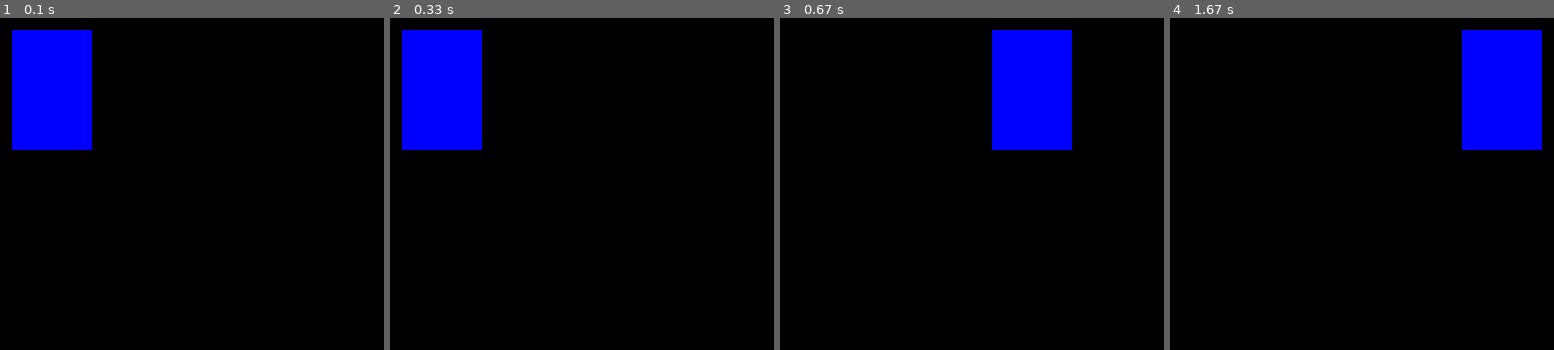
Above: before the commit, frames 1-4 (left to right).
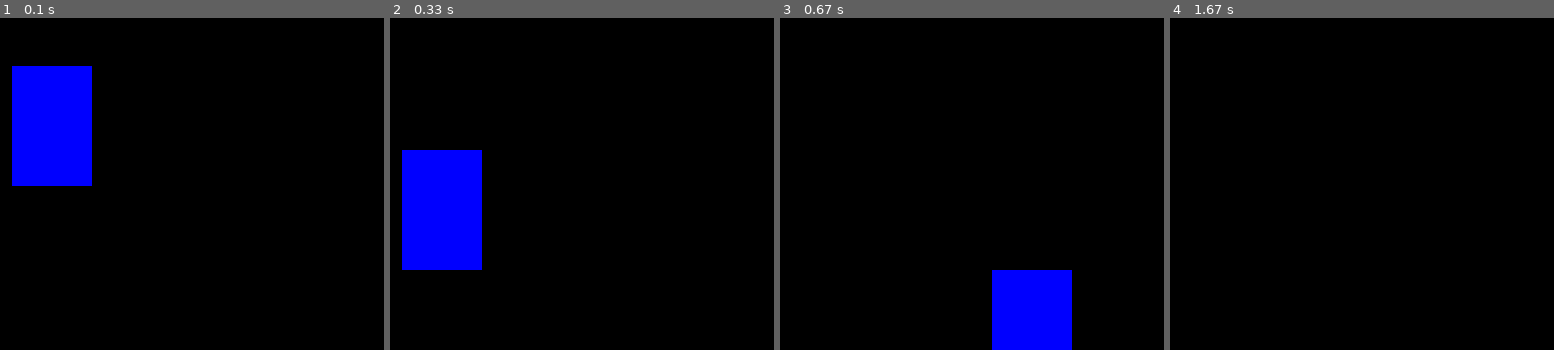
Above: after the commit, the same moments.

Repository: RogiVerakot/platformer-on-pygame
Game: pygame game, started from main.py
Same seed, same stepped clock (60 frames per second), same inputs: the game is played once before the commit and once after it.
Inputs:
- Up to frame 1 (0.1 s): no input
- Up to frame 2 (0.33 s): no input
- Up to frame 3 (0.67 s): hold Right from 0.33 s (still down)
- Up to frame 4 (1.67 s): release Right at 0.8 s; hold Up 0.83-1.13 s

The runs differ from the first frame. In frame 1, 4.5% of the frame differs, in the area x 3-24%, y 3-51%; in frame 2, 15%, in the area x 3-24%, y 3-76%; in frame 3, 13%; in frame 4, 7.5%.

Commit message:
I added a jump

Diff:
--- a/main.py
+++ b/main.py
@@ -14,6 +14,7 @@
         if event.type == pygame.QUIT:
             running = False
 
+    player.rect.y += 3
     all_sprites.update()
 
     screen.fill("black")
--- a/player.py
+++ b/player.py
@@ -11,8 +11,13 @@
     def update(self):
         keys = pygame.key.get_pressed()
         self.speed_x = 0
+        self.speed_y = 0
         if keys[pygame.K_LEFT]:
             self.speed_x = -5
         if keys[pygame.K_RIGHT]:
             self.speed_x = 5
         self.rect.x += self.speed_x
+        if keys[pygame.K_UP]:
+            self.speed_y = -5
+            return
+        self.rect.y += self.speed_y
